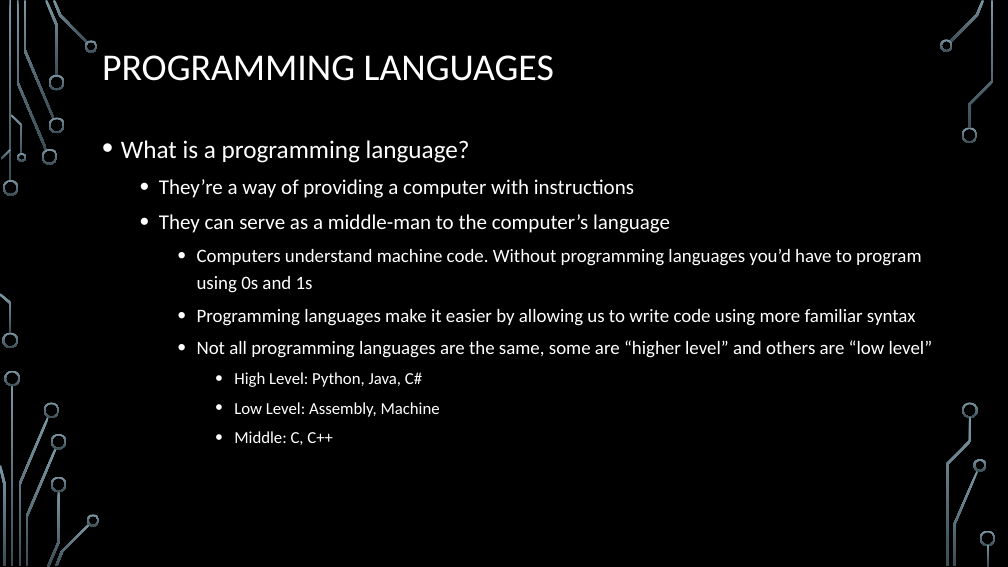
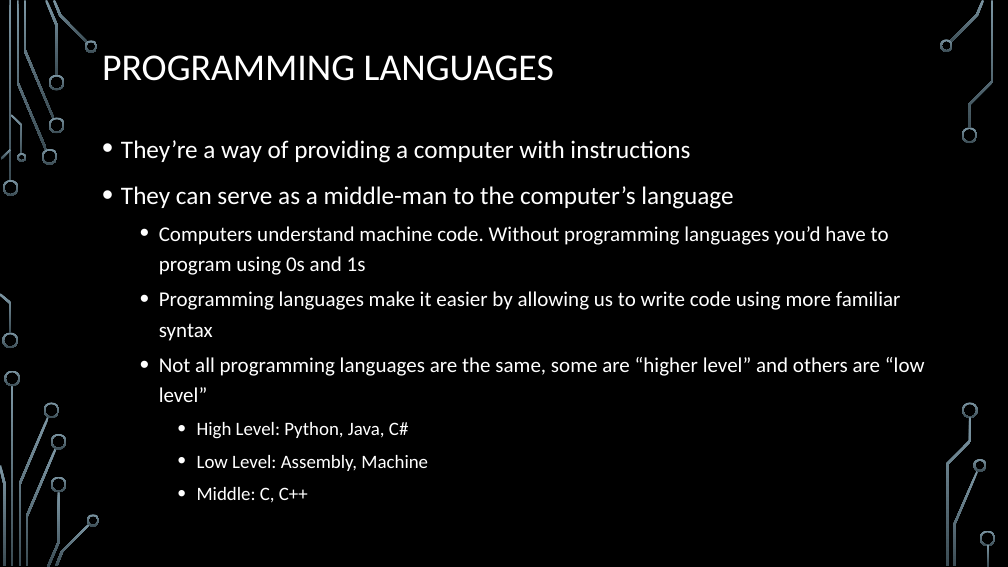
Before and after one commit to william-estes/youtube, a slide deck: slide 6 of lecture_1/Lecture_1.pptx (slide 5 before the commit). Drawn at 1008x567 pixels with LibreOffice and Linux fonts; fonts in the diff are those of the drawing; background and template pictures are left out. Boxes give left, top, right and bottom in pixels: in the first picture for what was removed or moved away, otherwise in the second. Text is boxed around its words. In the diff, an @@ line names an element or a change of style, - is before the commit and + after.

```diff
--- a/lecture_1/Lecture_1.pptx
+++ b/lecture_1/Lecture_1.pptx
@@ text "They’re a way of providing ..." at (121, 140, 925, 503): size 20 to 24 pt in "They’re a way of providing a computer ...", "They can serve as a middle-man to ..."; size 18 to 20 pt in "Computers understand machine code. Without programming langu ...", "Programming languages make it easier by allowing ...", "Not all programming languages are the same, ..."; size 16 to 18 pt in "High Level: Python, Java, C#", "Low Level: Assembly, Machine", "Middle: C, C++"; list level 2 to 1 in "They’re a way of providing ..."; list level 2 to 1 in "They can serve as a ..."; list level 3 to 2 in "Computers understand machine code. Without ..."; list level 3 to 2 in "Programming languages make it easier ..."; list level 3 to 2 in "Not all programming languages are ..."; list level 4 to 3 in "High Level: Python, Java, C#"; list level 4 to 3 in "Low Level: Assembly, Machine"; list level 4 to 3 in "Middle: C, C++" @@
@@ text at (121, 140, 470, 163): paragraph removed @@
-• What is a programming language?
```
Also in this commit, not shown: 6 other slides changed, 3 slides added, 1 other file.
